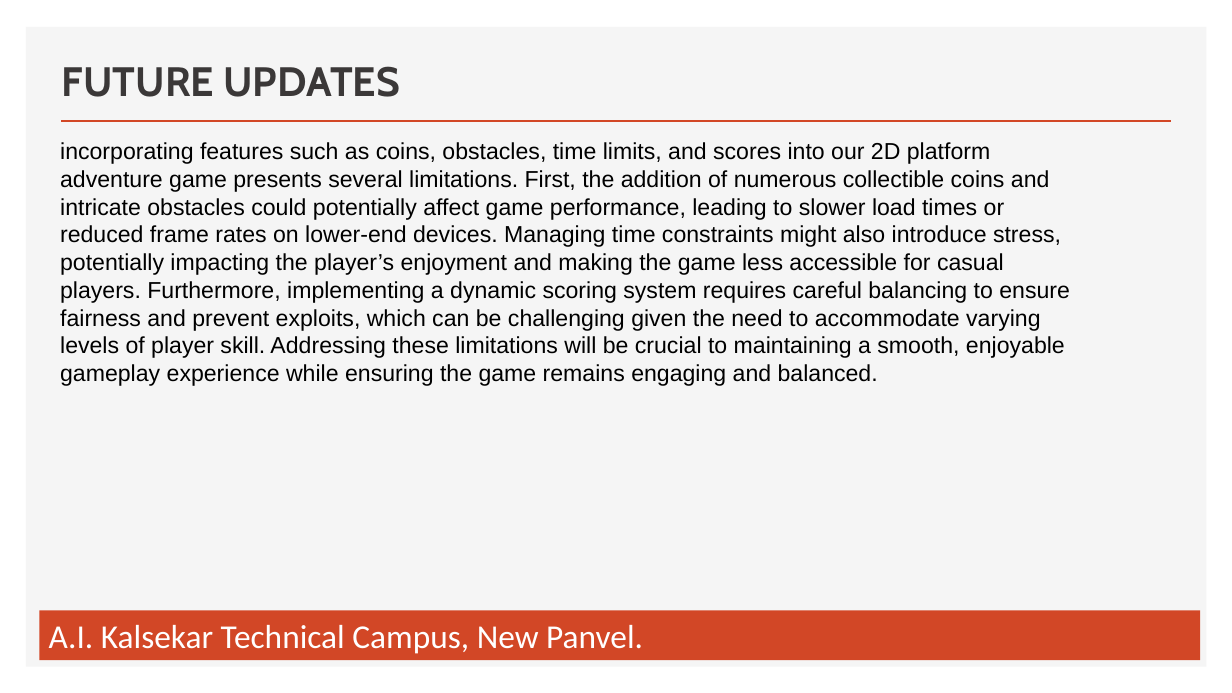
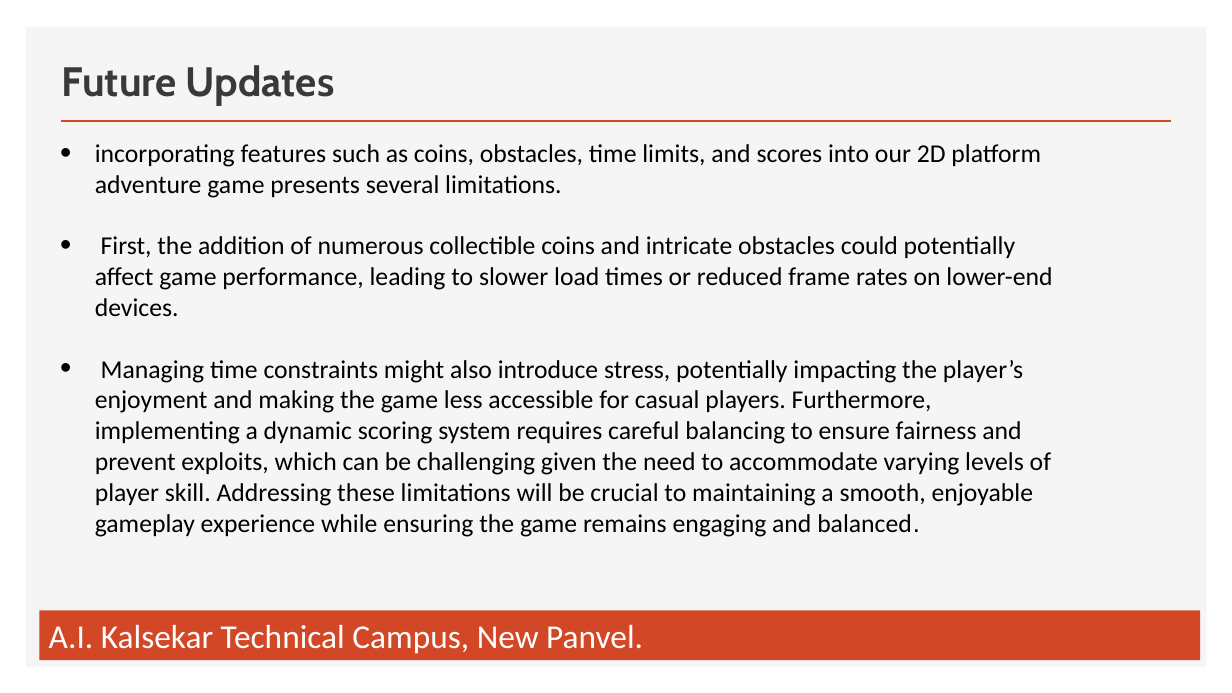
Before and after one commit to My-Project-Group-College/Adventure_Ball_Game, a slide deck: slide 8 of SE_Mini Project Presentation 1 Template.pptx. Drawn at 1232x693 pixels with LibreOffice and Linux fonts; fonts in the diff are those of the drawing. Boxes give left, top, right and bottom in pixels: in the first picture for what was removed or moved away, otherwise in the second. Text is boxed around its words. In the diff, an @@ line names an element or a change of style, - is before the commit and + after.

Commit message:
ccw

```diff
--- a/SE_Mini Project Presentation 1 Template.pptx
+++ b/SE_Mini Project Presentation 1 Template.pptx
@@ title at (62,65,335,106): text changed @@
-FUTURE UPDATES
+Future Updates
@@ text at (95,144,1052,537): text changed; size 18 to 20 pt; font Arial to Calibri @@
-incorporating features such as coins, obstacles, time limits, and scores into our 2D platform adventure game presents several limitations. First, the addition of numerous collectible coins and intricate obstacles could potentially affect game performance, leading to slower load times or reduced frame rates on lower-end devices. Managing time constraints might also introduce stress, potentially impacting the player’s enjoyment and making the game less accessible for casual players. Furthermore, implementing a dynamic scoring system requires careful balancing to ensure fairness and prevent exploits, which can be challenging given the need to accommodate varying levels of player skill. Addressing these limitations will be crucial to maintaining a smooth, enjoyable gameplay experience while ensuring the game remains engaging and balanced.
+• incorporating features such as coins, obstacles, time limits, and scores into our 2D platform adventure game presents several limitations.
+• First, the addition of numerous collectible coins and intricate obstacles could potentially affect game performance, leading to slower load times or reduced frame rates on lower-end devices.
+• Managing time constraints might also introduce stress, potentially impacting the player’s enjoyment and making the game less accessible for casual players. Furthermore, implementing a dynamic scoring system requires careful balancing to ensure fairness and prevent exploits, which can be challenging given the need to accommodate varying levels of player skill. Addressing these limitations will be crucial to maintaining a smooth, enjoyable gameplay experience while ensuring the game remains engaging and balanced.
```
Also in this commit, not shown: 2 other slides changed.
